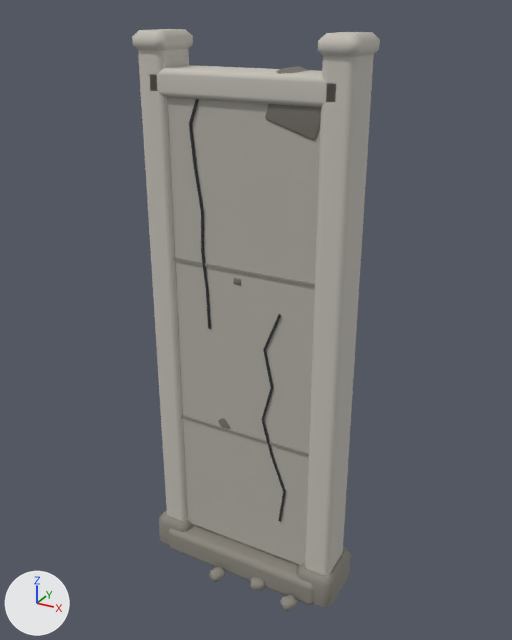
The glTF model navigateur/public/models/terra/barriere_beton_abime2.glb, before and after one commit.
The view is the same before and after, from a camera (50 mm lens) standing at (0.878, -1.567, 1.629) and looking at (0.013, 0.006, 0.842). Every picture has the same lights, and +X, +Y and +Z are marked at lower left. The picture after the commit comes second. Vertices at exactly the same position are counted once.

Names of what the first picture shows: 'barriere_beton_cl.012', 'barriere_beton_cl_casse.008', 'barriere_beton_cl_clair.012', 'barriere_beton_cl_sombre.012', 'barriere_noir_cl.008', 'poteau_d_beton_cl_clair.012', 'poteau_d_beton_cl_sombre.012', 'poteau_g_beton_cl_clair.012' and 1 more.
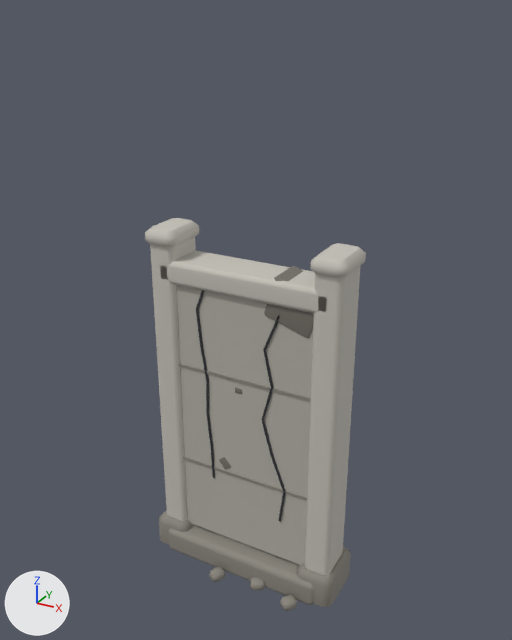
The change, as a list of edits to the scene's bpy script:
```text
Change me_barriere_beton_cl_017:
    remove me_barriere_beton_cl_017.from_pydata(...)  # 64 vertices, 124 faces; spans x -0.26..0.26, y -0.05..0.05, z 0.09..1.475
    add me_barriere_beton_cl_017.from_pydata(...)  # 64 vertices, 124 faces; spans x -0.26..0.26, y -0.05..0.05, z 0.09..0.975
    me_barriere_beton_cl_017 part 1: all 32 vertices in x -0.26..0.26, y -0.05..0.05, z 1.465..1.475 are moved by (0.0, 0.0, -0.5)
Change me_barriere_beton_cl_casse_011:
    remove me_barriere_beton_cl_casse_011.from_pydata(...)  # 216 vertices, 396 faces; spans x -0.095..0.237, y -0.055..0.055, z 0.491..1.504
    add me_barriere_beton_cl_casse_011.from_pydata(...)  # 216 vertices, 396 faces; spans x -0.095..0.237, y -0.055..0.055, z 0.354..1.004
    me_barriere_beton_cl_casse_011 part 2: the loose piece of 24 vertices spanning x -0.027..0.002, y -0.052..0.052, z 0.958..0.981 is moved by (0.0, 0.0, -0.329)
    me_barriere_beton_cl_casse_011 part 3: the loose piece of 24 vertices spanning x -0.086..-0.039, y -0.052..0.052, z 0.491..0.539 is moved by (0.0, 0.0, -0.137)
    me_barriere_beton_cl_casse_011 part 4: the loose piece of 24 vertices spanning x 0.063..0.237, y -0.055..0.055, z 1.346..1.504 is moved by (0.0, 0.0, -0.5)
    other edits to the shape of me_barriere_beton_cl_casse_011 do not show in these pictures
Change me_barriere_beton_cl_clair_017:
    remove me_barriere_beton_cl_clair_017.from_pydata(...)  # 64 vertices, 124 faces; spans x -0.26..0.26, y -0.065..0.065, z 1.425..1.495
    add me_barriere_beton_cl_clair_017.from_pydata(...)  # 64 vertices, 124 faces; spans x -0.26..0.26, y -0.065..0.065, z 0.925..0.995
    me_barriere_beton_cl_clair_017 part 5: the whole mesh is moved by (0.0, 0.0, -0.5)
Change me_barriere_noir_cl_009:
    remove me_barriere_noir_cl_009.from_pydata(...)  # 96 vertices, 144 faces; spans x -0.145..0.142, y -0.055..-0.049, z 0.24..1.476
    add me_barriere_noir_cl_009.from_pydata(...)  # 96 vertices, 144 faces; spans x -0.145..0.142, y -0.055..-0.049, z 0.24..0.976
    me_barriere_noir_cl_009 part 6: the loose piece of 8 vertices spanning x -0.144..-0.097, y -0.055..-0.049, z 1.364..1.476 is moved by (0.0, 0.0, -0.5)
    me_barriere_noir_cl_009 part 7: the loose piece of 8 vertices spanning x -0.145..-0.128, y -0.055..-0.049, z 1.255..1.365 is moved by (0.0, 0.0, -0.5)
    me_barriere_noir_cl_009 part 8: the loose piece of 8 vertices spanning x -0.134..-0.111, y -0.055..-0.049, z 1.145..1.255 is moved by (0.0, 0.0, -0.5)
    me_barriere_noir_cl_009 part 9: the loose piece of 8 vertices spanning x -0.12..-0.111, y -0.055..-0.049, z 1.035..1.145 is moved by (0.0, 0.0, -0.5)
    me_barriere_noir_cl_009 part 10: the loose piece of 8 vertices spanning x -0.12..-0.103, y -0.055..-0.049, z 0.925..1.035 is moved by (0.0, 0.0, -0.5)
    me_barriere_noir_cl_009 part 11: the loose piece of 8 vertices spanning x -0.109..-0.099, y -0.055..-0.049, z 0.815..0.925 is moved by (0.0, 0.0, -0.5)
Change me_poteau_d_beton_cl_clair_017:
    remove me_poteau_d_beton_cl_clair_017.from_pydata(...)  # 128 vertices, 248 faces; spans x 0.2..0.3, y -0.08..0.08, z 0.05..1.58
    add me_poteau_d_beton_cl_clair_017.from_pydata(...)  # 128 vertices, 248 faces; spans x 0.2..0.3, y -0.08..0.08, z 0.05..1.08
    me_poteau_d_beton_cl_clair_017 part 12: the whole mesh is scaled about its middle by (1, 1, 0.666), then moved by (0.0, 0.0, -0.25)
Change me_poteau_g_beton_cl_clair_017:
    remove me_poteau_g_beton_cl_clair_017.from_pydata(...)  # 128 vertices, 248 faces; spans x -0.3..-0.2, y -0.08..0.08, z 0.05..1.58
    add me_poteau_g_beton_cl_clair_017.from_pydata(...)  # 128 vertices, 248 faces; spans x -0.3..-0.2, y -0.08..0.08, z 0.05..1.08
    me_poteau_g_beton_cl_clair_017 part 13: the whole mesh is scaled about its middle by (1, 1, 0.666), then moved by (0.0, 0.0, -0.25)
```

Changed parts and their boxes [x1, y1, x2, y2] in the pictures (512 x 640 px; the box of a moved part takes in the faces that stretch with it):
'barriere_beton_cl.012', reshaped (10% narrower, 40% shorter)
    before: [167, 97, 320, 565]
    after: [176, 285, 313, 565]
'poteau_d_beton_cl_clair.012', mesh rescaled (18% narrower, 39% shorter)
    before: [305, 32, 380, 575]
    after: [305, 243, 366, 575]
'poteau_g_beton_cl_clair.012', mesh rescaled (11% narrower, 38% shorter)
    before: [132, 29, 193, 521]
    after: [145, 218, 199, 521]
'barriere_beton_cl_clair.012', moved
    before: [150, 65, 336, 107]
    after: [160, 251, 327, 313]
'barriere_beton_cl_casse.008', reshaped (mostly hidden)
    before: [218, 66, 321, 429]
    after: [219, 266, 314, 470]
'barriere_noir_cl.008', reshaped (7% narrower, 45% shorter)
    before: [189, 99, 286, 521]
    after: [196, 290, 286, 521]
part 2 of me_barriere_beton_cl_casse_011, moved or reshaped
    before: [233, 278, 241, 285]
    after: [235, 387, 242, 394]
part 3 of me_barriere_beton_cl_casse_011, moved or reshaped
    before: [218, 418, 230, 429]
    after: [219, 457, 231, 470]
part 4 of me_barriere_beton_cl_casse_011, moved or reshaped
    before: [265, 66, 321, 141]
    after: [264, 266, 314, 338]
part 6 of me_barriere_noir_cl_009, moved or reshaped
    before: [189, 99, 199, 124]
    after: [196, 290, 204, 310]
part 7 of me_barriere_noir_cl_009, moved or reshaped
    before: [189, 124, 197, 169]
    after: [196, 309, 203, 346]
part 8 of me_barriere_noir_cl_009, moved or reshaped
    before: [194, 169, 204, 212]
    after: [200, 346, 209, 382]
part 9 of me_barriere_noir_cl_009, moved or reshaped
    before: [201, 212, 204, 252]
    after: [206, 382, 209, 415]
part 10 of me_barriere_noir_cl_009, moved or reshaped
    before: [201, 252, 209, 292]
    after: [207, 414, 213, 447]
part 11 of me_barriere_noir_cl_009, moved or reshaped
    before: [206, 291, 211, 329]
    after: [211, 447, 215, 478]
